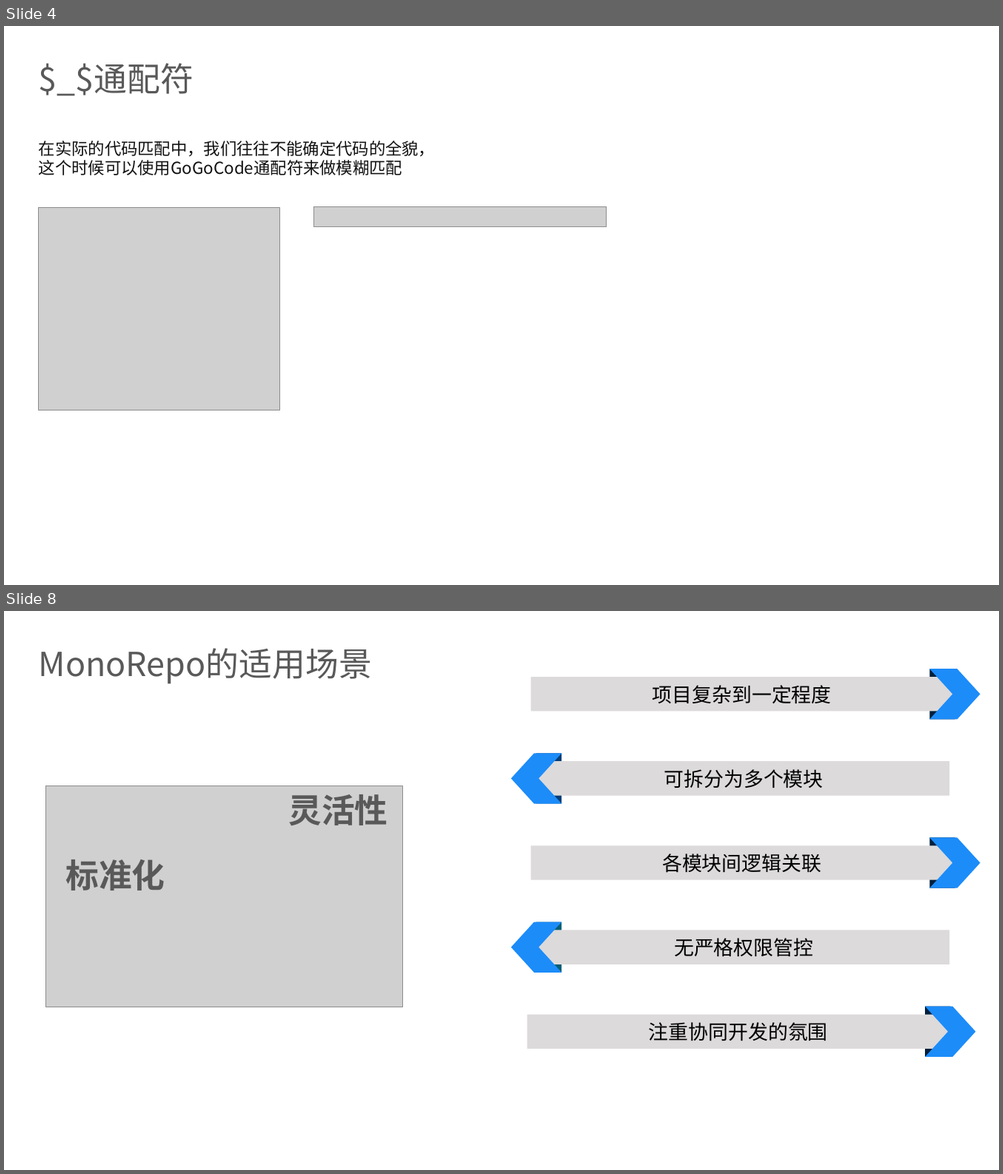
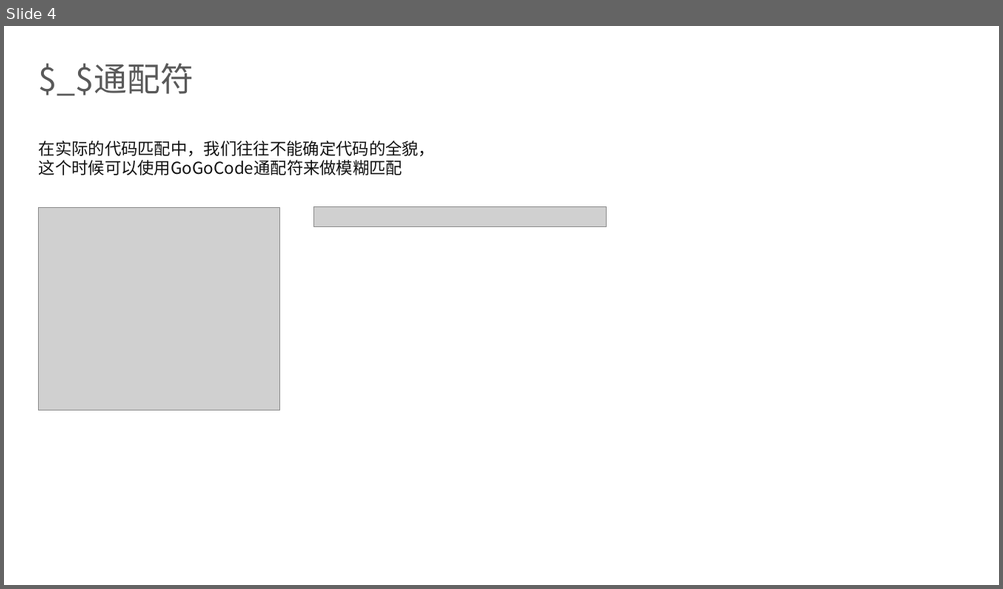
Before and after one commit to dingq030511/gogocode-tutorial, a slide deck: gogocode.pptx. Shown one above the other, each under a label of ours: slides 4 and 8 before the commit, slide 4 after it; the slides between them are not shown. The pictures are 1003x1174 and 1003x589 pixels, drawn with LibreOffice and Linux fonts; fonts in the diff are those of the drawing; grey boxes stand for pictures; background and template pictures are left out. Boxes give left, top, right and bottom in pixels: in the first picture for what was removed or moved away, otherwise in the second. Text is boxed around its words. In the diff, an @@ line names an element or a change of style, - is before the commit and + after.

```diff
--- a/gogocode.pptx
+++ b/gogocode.pptx
@@ slide 8 removed at [4,611,999,1170], background picture (left out) @@
@@ title removed at [39,648,372,684] @@
-MonoRepo的适用场景
@@ rectangle removed at [531,677,953,711] @@
-项目复杂到一定程度
@@ rectangle removed at [929,669,955,720] @@
@@ chevron removed at [929,669,980,720] @@
@@ chevron removed at [512,754,562,804] @@
@@ rectangle removed at [536,754,561,804] @@
@@ rectangle removed at [538,762,949,796] @@
-可拆分为多个模块
@@ picture removed at [45,786,403,1007] @@
@@ text removed at [288,795,387,826] @@
-灵活性
@@ rectangle removed at [531,846,953,880] @@
-各模块间逻辑关联
@@ rectangle removed at [929,838,955,889] @@
@@ chevron removed at [929,838,980,889] @@
@@ text removed at [65,860,165,891] @@
-标准化
@@ chevron removed at [512,922,562,973] @@
@@ rectangle removed at [536,922,561,973] @@
@@ rectangle removed at [538,931,949,965] @@
-无严格权限管控
@@ rectangle removed at [925,1006,950,1057] @@
@@ chevron removed at [925,1006,976,1057] @@
@@ rectangle removed at [527,1014,949,1049] @@
-注重协同开发的氛围
```
Also in this commit, not shown: 7 slides added, 16 other slides removed.
